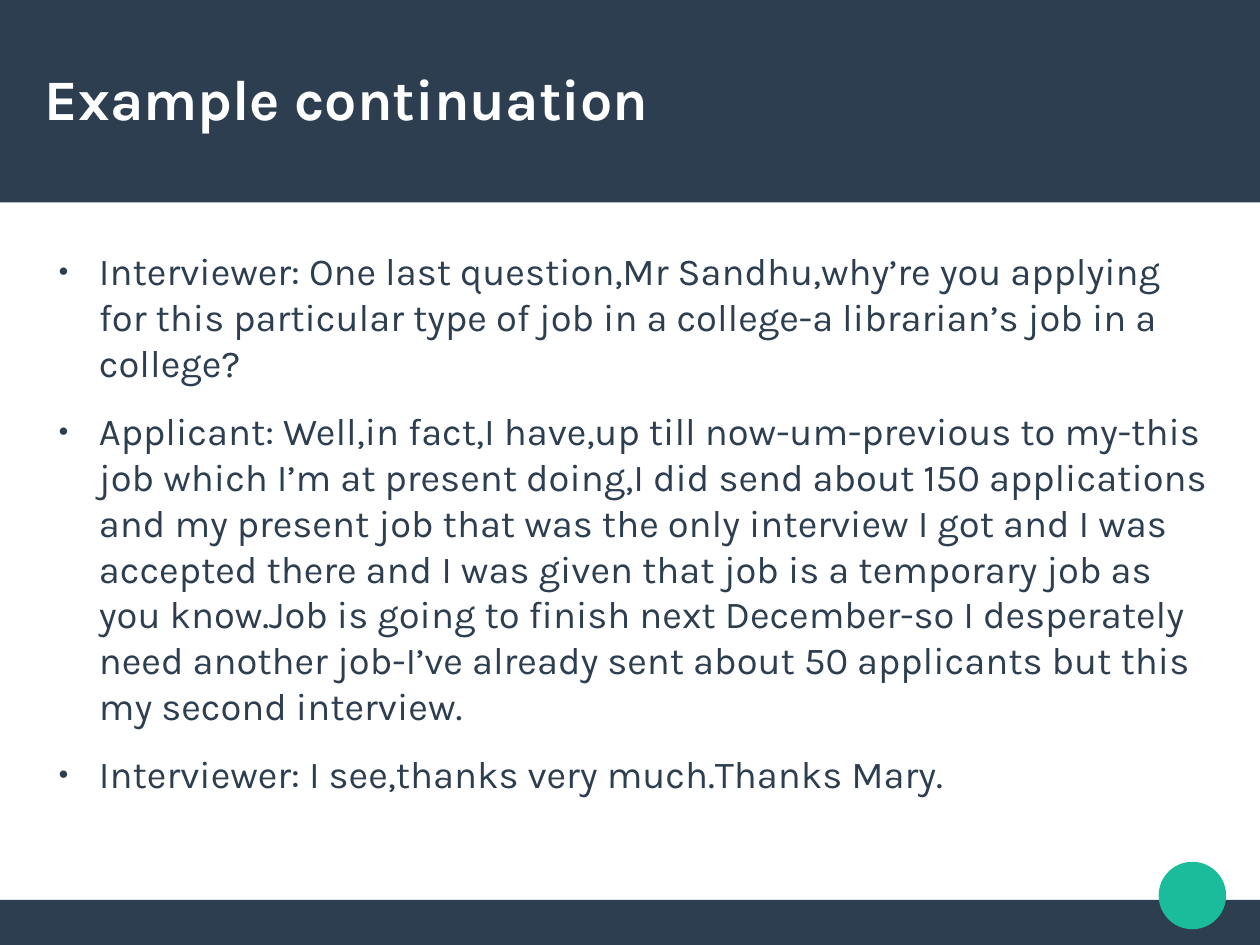
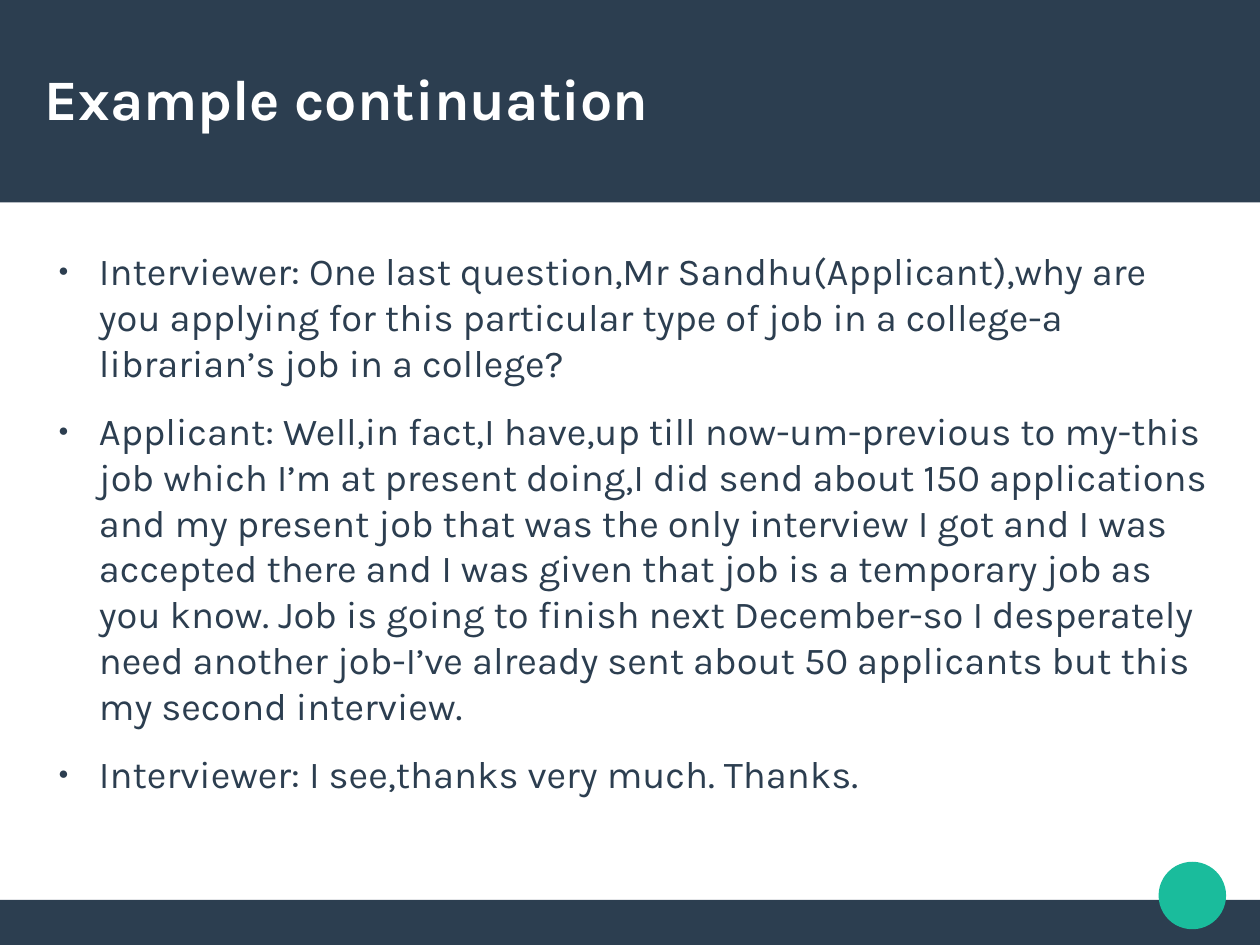
Before and after one commit to abhigyanghosh30/Linguistics-NOte, a slide deck: slide 13 of Presentations/Tingu paper presentation.odp (slide 12 before the commit). Drawn at 1260x945 pixels with LibreOffice and Linux fonts; fonts in the diff are those of the drawing. Boxes give left, top, right and bottom in pixels: in the first picture for what was removed or moved away, otherwise in the second. Text is boxed around its words. In the diff, an @@ line names an element or a change of style, - is before the commit and + after.

Commit message:
Added some new ppts

```diff
--- a/Presentations/Tingu paper presentation.odp
+++ b/Presentations/Tingu paper presentation.odp
@@ text at [99, 257, 1207, 798]: text changed @@
-● Interviewer: One last question,Mr Sandhu,why’re you applying for this particular type of job in a college-a librarian’s job in a college?
-● Applicant: Well,in fact,I have,up till now-um-previous to my-this job which I’m at present doing,I did send about 150 applications and my present job that was the only interview I got and I was accepted there and I was given that job is a temporary job as you know.Job is going to finish next December-so I desperately need another job-I’ve already sent about 50 applicants but this my second interview.
-● Interviewer: I see,thanks very much.Thanks Mary.
+● Interviewer: One last question,Mr Sandhu(Applicant),why are you applying for this particular type of job in a college-a librarian’s job in a college?
+● Applicant: Well,in fact,I have,up till now-um-previous to my-this job which I’m at present doing,I did send about 150 applications and my present job that was the only interview I got and I was accepted there and I was given that job is a temporary job as you know. Job is going to finish next December-so I desperately need another job-I’ve already sent about 50 applicants but this my second interview.
+● Interviewer: I see,thanks very much. Thanks.
```
Also in this commit, not shown: 9 other slides changed, 1 slide added, 2 other files.
